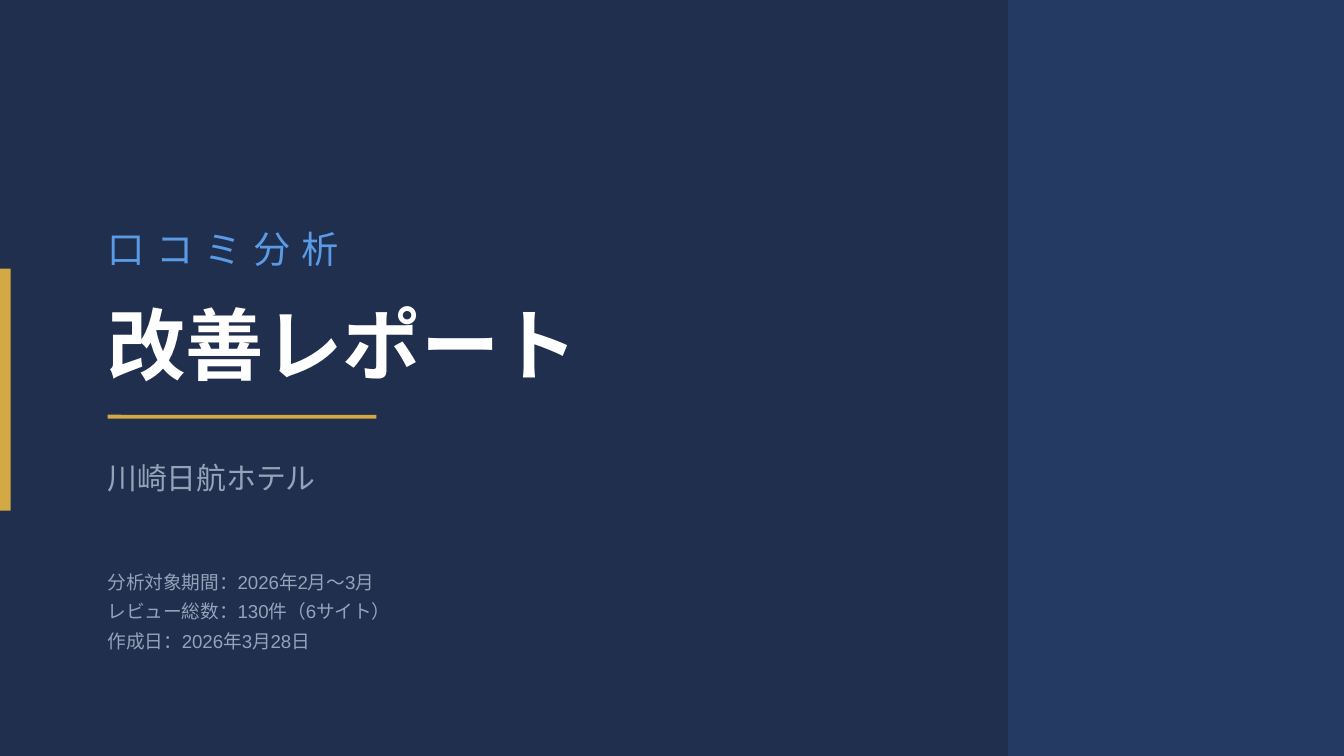
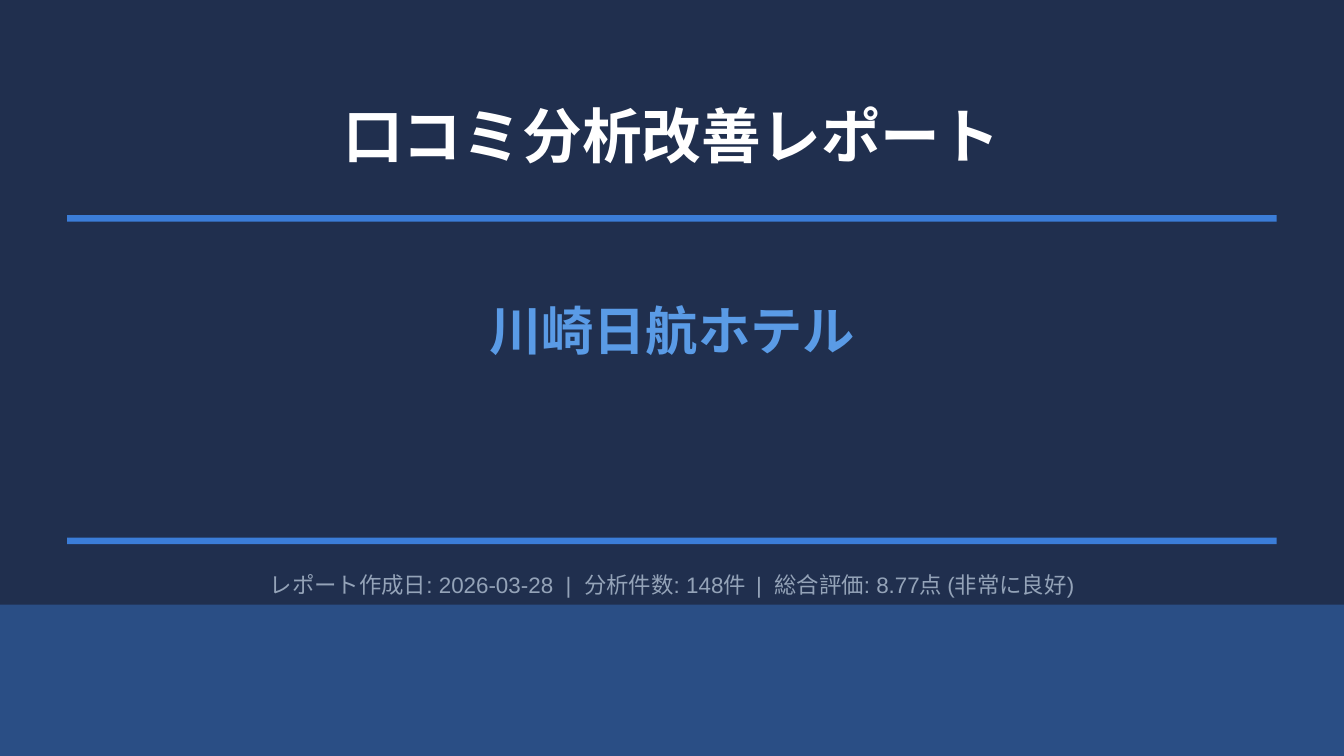
Before and after one commit to TAKAHASHIMITSUGU329/primechange-portal, a slide deck: slide 1 of 納品レポート/ホテル別レポート/kawasaki_nikko_口コミ分析レポート.pptx. Drawn at 1344x756 pixels with LibreOffice and Linux fonts; fonts in the diff are those of the drawing. Boxes give left, top, right and bottom in pixels: in the first picture for what was removed or moved away, otherwise in the second. Text is boxed around its words. In the diff, an @@ line names an element or a change of style, - is before the commit and + after.

```diff
--- a/納品レポート/ホテル別レポート/kawasaki_nikko_口コミ分析レポート.pptx
+++ b/納品レポート/ホテル別レポート/kawasaki_nikko_口コミ分析レポート.pptx
@@ rectangle removed at bbox=[1008, 0, 1344, 755] @@
@@ text at bbox=[343, 106, 1000, 164]: text changed; size 20 to 32 pt; text colour #5A9BE6 to #FFFFFF; bold on @@
-口コミ分析
+口コミ分析改善レポート
@@ text "川崎日航ホテル": place and size @@
-text "川崎日航ホテル" at bbox=[107, 464, 315, 492]
+text "川崎日航ホテル" at bbox=[489, 305, 854, 355]
@@ text "川崎日航ホテル" at bbox=[489, 305, 854, 355]: size 16 to 28 pt, text colour #94A3B8 to #5A9BE6, bold on; alignment left to centre @@
@@ rectangle added at bbox=[67, 215, 1277, 222], fill #3B7DD8 @@
@@ rectangle removed at bbox=[0, 269, 11, 511] @@
@@ text removed at bbox=[107, 306, 578, 381] @@
-改善レポート
@@ line removed from (108, 417) to (376, 417) @@
@@ rectangle added at bbox=[67, 538, 1277, 544], fill #3B7DD8 @@
@@ text at bbox=[270, 574, 1074, 598]: text changed; size 10 to 12 pt @@
-分析対象期間：2026年2月〜3月
-レビュー総数：130件（6サイト）
-作成日：2026年3月28日
+レポート作成日: 2026-03-28 | 分析件数: 148件 | 総合評価: 8.77点 (非常に良好)
@@ rectangle added at bbox=[0, 605, 1344, 755], fill #3B7DD8 at 40% opacity @@
```
Also in this commit, not shown: 2 other slides changed, 5 slides added, 7 slides removed, 59 other files.
